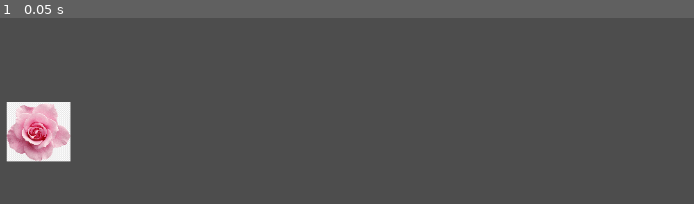
Above: before the commit, frame 1.
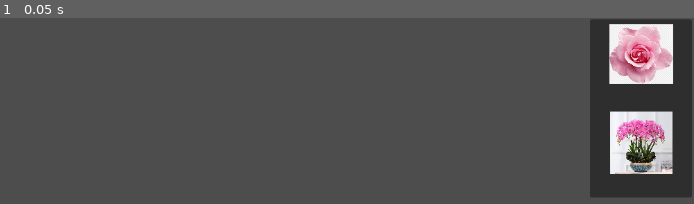
Above: after the commit, the same moment.

Repository: marquesbelem/plantinhas
Game: Godot game, scene res://scenes/[cursor]_state_machine.tscn
Two runs of this game, one before a commit and one after it. Both use one fixed random seed, a clock stepped at 60 frames per second and the inputs below.
Inputs:
- Up to frame 1 (0.05 s): no input

The runs differ from the first frame. In frame 1, 17% of the frame differs, in the area x 0-100%, y 1-97%.

Commit message:
[UI] Criando state do curso quando seleciona a semente

Diff:
--- /dev/null
+++ b/_code/enums/enums_states.gd
@@ -0,0 +1,4 @@
+class_name EnumsStates
+extends Node2D
+
+enum CURSOR {DEFAULT,SELECTED}
--- a/_code/state/cursor/cursor_default_state.gd
+++ /dev/null
@@ -1,13 +0,0 @@
-class_name CursorDefaultState
-extends State
-
-var plant_res:Resource;
-
-func enter(res:Resource) ->void:
-	super.enter(res)
-	plant_res = res;
-	Input.set_default_cursor_shape(Input.CursorShape.CURSOR_ARROW)
-
-func _process(delta):
-	if is_running == false:
-		return
--- a/_code/state/cursor/cursor_selected_state.gd
+++ /dev/null
@@ -1,13 +0,0 @@
-class_name CursorSelectedState
-extends State
-
-var plant_res:Resource;
-
-func enter(res:Resource) ->void:
-	super.enter(res)
-	plant_res = res;
-	Input.set_default_cursor_shape(Input.CursorShape.CURSOR_POINTING_HAND)
-
-func _process(delta):
-	if is_running == false:
-		return
--- a/_code/state/cursor/cursor_state_machine.gd
+++ /dev/null
@@ -1,16 +0,0 @@
-class_name CursorStateMachine
-extends StateMachine
-
-@export var state_default: CursorDefaultState
-@export var state_selected: CursorSelectedState
-
-# Called when the node enters the scene tree for the first time.
-func _ready():
-	set_state_default()
-
-func set_state_selected(res:PlantResource=null) -> void:
-	print("%s" % res.name)
-	change_state(state_selected, res)
-
-func set_state_default(res:PlantResource=null) -> void:
-	change_state(state_default, res)
--- a/_code/state/state.gd
+++ /dev/null
@@ -1,10 +0,0 @@
-class_name State
-extends Node
-
-var is_running:bool = false
-
-func enter(res:PlantResource) -> void:
-	is_running = true
-
-func exit() -> void:
-	is_running = false
--- a/_code/state/state_machine.gd
+++ /dev/null
@@ -1,10 +0,0 @@
-class_name StateMachine
-extends Node
-
-var current_state: State
-
-func change_state(new_state:State, res:PlantResource):
-	if current_state is State:
-		current_state.exit()
-	new_state.enter(res)
-	current_state = new_state
--- /dev/null
+++ b/_code/state_machine/cursor_state_machine.gd
@@ -0,0 +1,27 @@
+class_name CursorStateMachine
+extends Node2D
+
+@export var cursor_sprite: Sprite2D
+
+var current_state: EnumsStates.CURSOR
+
+func  _ready():
+	current_state = EnumsStates.CURSOR.DEFAULT
+
+func _process(_delta):
+	match  current_state:
+		EnumsStates.CURSOR.DEFAULT:
+			print("We are number DEFAULT!")
+		EnumsStates.CURSOR.SELECTED:
+			cursor_sprite.global_position = get_global_mouse_position()
+
+func set_state_selected(res:PlantResource=null) -> void:
+	current_state = EnumsStates.CURSOR.SELECTED
+	cursor_sprite.texture = res.icon
+
+func set_state_default() -> void:
+	current_state = EnumsStates.CURSOR.DEFAULT
+	cursor_sprite.texture = null
+
+func has_current_state(state:EnumsStates.CURSOR) -> bool:
+	return current_state == state
--- a/_code/ui/ui_plant_select.gd
+++ b/_code/ui/ui_plant_select.gd
@@ -9,6 +9,10 @@
 	texture = plant_resource.icon
 
 func _input(event):
-	if event.is_action_pressed("select") && cursor_state_machine.current_state is CursorDefaultState:
+	if event.is_action_pressed("select") && cursor_state_machine.has_current_state(EnumsStates.CURSOR.DEFAULT):
 		if is_pixel_opaque(get_local_mouse_position()):
 			cursor_state_machine.set_state_selected(plant_resource)
+
+	elif event.is_action_pressed("select") && cursor_state_machine.has_current_state(EnumsStates.CURSOR.SELECTED):
+		if is_pixel_opaque(get_local_mouse_position()):
+			cursor_state_machine.set_state_selected(plant_resource)
--- /dev/null
+++ b/resources_data/Plant/plant_2.tres
@@ -0,0 +1,10 @@
+[gd_resource type="Resource" script_class="PlantResource" load_steps=3 format=3 uid="uid://dsgdvfs4p453m"]
+
+[ext_resource type="Texture2D" uid="uid://c2qklqx7ws5x8" path="res://temp/assets/61f99-9629L._AC_UF894,1000_QL80_.jpg" id="1_pallc"]
+[ext_resource type="Script" path="res://_code/custom_resource/plant_resource.gd" id="1_uqie5"]
+
+[resource]
+script = ExtResource("1_uqie5")
+name = "orquidea"
+terrainType = 1
+icon = ExtResource("1_pallc")
--- a/scenes/[cursor]_state_machine.tscn
+++ b/scenes/[cursor]_state_machine.tscn
@@ -1,36 +1,62 @@
-[gd_scene load_steps=7 format=3 uid="uid://divmdpxily8n"]
+[gd_scene load_steps=6 format=3 uid="uid://divmdpxily8n"]
 
-[ext_resource type="Script" path="res://_code/state/cursor/cursor_state_machine.gd" id="1_48fg3"]
-[ext_resource type="Script" path="res://_code/state/cursor/cursor_default_state.gd" id="2_07l7u"]
-[ext_resource type="Script" path="res://_code/state/cursor/cursor_selected_state.gd" id="3_y34xs"]
+[ext_resource type="Script" path="res://_code/state_machine/cursor_state_machine.gd" id="1_48fg3"]
+[ext_resource type="Resource" uid="uid://dsgdvfs4p453m" path="res://resources_data/Plant/plant_2.tres" id="4_wmaew"]
 [ext_resource type="Script" path="res://_code/ui/ui_plant_select.gd" id="5_cibki"]
 [ext_resource type="Resource" uid="uid://diqwa1ajubyod" path="res://resources_data/Plant/plant_1.tres" id="6_y8lsv"]
 
 [sub_resource type="RectangleShape2D" id="RectangleShape2D_xfy4e"]
 size = Vector2(135, 139)
 
-[node name="CursorStateMachine" type="Node" node_paths=PackedStringArray("state_default", "state_selected")]
+[node name="UI" type="Node2D"]
+
+[node name="UI_Cursor_StateMachine" type="Node2D" parent="." node_paths=PackedStringArray("cursor_sprite")]
 script = ExtResource("1_48fg3")
-state_default = NodePath("CursorDefaultState")
-state_selected = NodePath("CursorSelectedState")
+cursor_sprite = NodePath("Cursor_Sprite2D")
 
-[node name="CursorDefaultState" type="Node" parent="."]
-script = ExtResource("2_07l7u")
+[node name="Cursor_Sprite2D" type="Sprite2D" parent="UI_Cursor_StateMachine"]
+modulate = Color(1, 1, 1, 0.498039)
+z_index = 1
+scale = Vector2(0.1, 0.1)
 
-[node name="CursorSelectedState" type="Node" parent="."]
-script = ExtResource("3_y34xs")
+[node name="UI_PlantSelection" type="Node2D" parent="."]
+position = Vector2(1002, 2)
 
-[node name="UISelectionPlants" type="Node" parent="."]
+[node name="Panel" type="Panel" parent="UI_PlantSelection"]
+z_index = -2
+anchors_preset = 6
+anchor_left = 1.0
+anchor_top = 0.5
+anchor_right = 1.0
+anchor_bottom = 0.5
+offset_right = 147.0
+offset_bottom = 257.0
+grow_horizontal = 0
+grow_vertical = 2
+size_flags_horizontal = 3
 
-[node name="Sprite2D" type="Sprite2D" parent="UISelectionPlants" node_paths=PackedStringArray("cursor_state_machine")]
-position = Vector2(207, 164)
+[node name="Sprite2D" type="Sprite2D" parent="UI_PlantSelection/Panel" node_paths=PackedStringArray("cursor_state_machine")]
+position = Vector2(74, 50)
 scale = Vector2(0.1, 0.1)
 script = ExtResource("5_cibki")
-cursor_state_machine = NodePath("../..")
+cursor_state_machine = NodePath("../../../UI_Cursor_StateMachine")
 plant_resource = ExtResource("6_y8lsv")
 
-[node name="Area2D" type="Area2D" parent="UISelectionPlants/Sprite2D"]
+[node name="Area2D" type="Area2D" parent="UI_PlantSelection/Panel/Sprite2D"]
 
-[node name="CollisionShape2D" type="CollisionShape2D" parent="UISelectionPlants/Sprite2D/Area2D"]
+[node name="CollisionShape2D" type="CollisionShape2D" parent="UI_PlantSelection/Panel/Sprite2D/Area2D"]
 position = Vector2(1.5, 1.5)
 shape = SubResource("RectangleShape2D_xfy4e")
+
+[node name="Sprite2D2" type="Sprite2D" parent="UI_PlantSelection/Panel" node_paths=PackedStringArray("cursor_state_machine")]
+position = Vector2(74, 178)
+scale = Vector2(0.1, 0.1)
+script = ExtResource("5_cibki")
+cursor_state_machine = NodePath("../../../UI_Cursor_StateMachine")
+plant_resource = ExtResource("4_wmaew")
+
+[node name="Area2D" type="Area2D" parent="UI_PlantSelection/Panel/Sprite2D2"]
+
+[node name="CollisionShape2D" type="CollisionShape2D" parent="UI_PlantSelection/Panel/Sprite2D2/Area2D"]
+position = Vector2(1.5, 1.5)
+shape = SubResource("RectangleShape2D_xfy4e")
Renamed: _code/enums.gd -> _code/enums/enums.gd
Binary file added: temp/assets/61f99-9629L._AC_UF894,1000_QL80_.jpg
Not shown, added: temp/assets/61f99-9629L._AC_UF894,1000_QL80_.jpg.import
